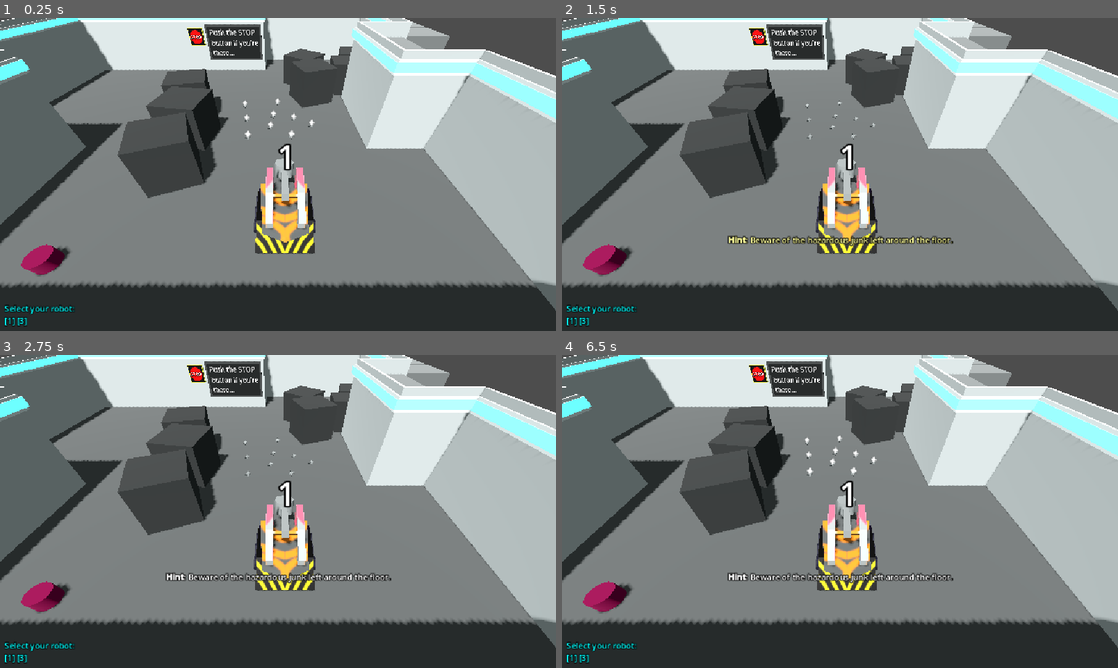
Above: before the commit, frames 1-4 (two rows, left to right).
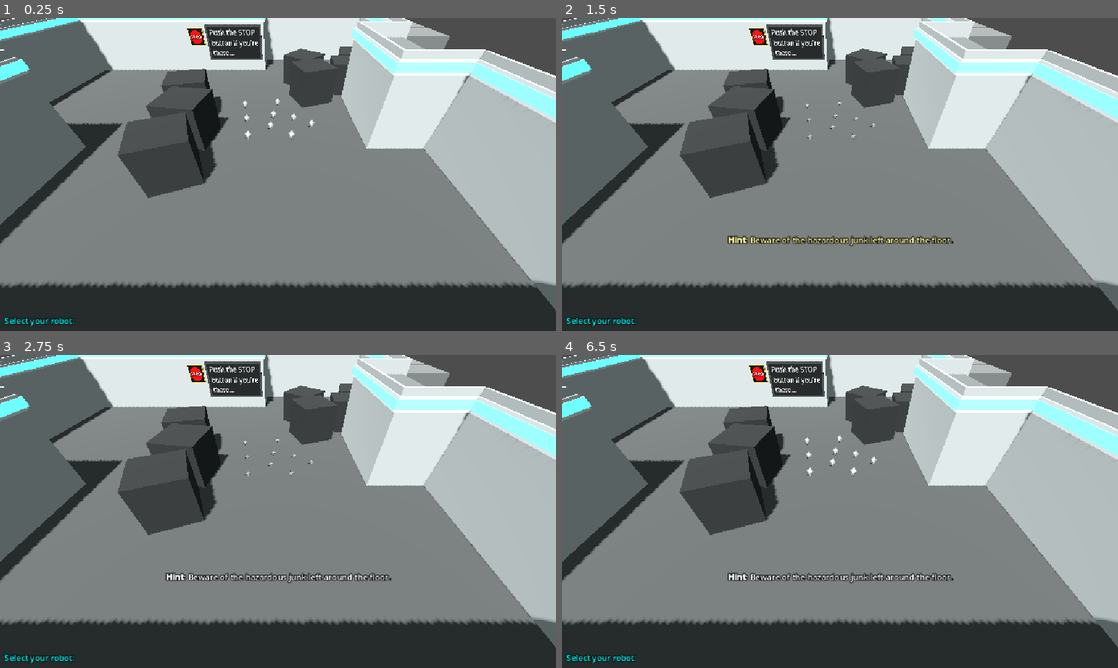
Above: after the commit, the same moments.

Repository: gheja/bot-loop
Game: Godot game, scene res://scenes/main_scene.tscn
Same seed, same stepped clock (60 frames per second), same inputs: the game is played once before the commit and once after it.
Inputs (mouse positions are in pixels of both pictures, inside the frame that each line leads up to):
- Up to frame 1 (0.25 s): no input
- Up to frame 2 (1.5 s): move the mouse to (962, 158) at 0.52 s; hold D (move_right) 0.53-1.28 s; tap E (action_primary) at 0.6, 1.35 s; tap Enter at 1.25 s; move the mouse to (728, 190) at 1.27 s; hold S (move_down) from 1.28 s (still down)
- Up to frame 3 (2.75 s): tap Space at 2 s; move the mouse to (333, 442) at 2.02 s; release S (move_down) at 2.03 s; hold D (move_right) from 2.03 s (still down); tap E (action_primary) at 2.1 s
- Up to frame 4 (6.5 s): tap Enter at 2.75, 5 s; move the mouse to (812, 574) at 2.77 s; release D (move_right) at 2.78 s; hold W (move_up) 2.78-3.53 s; tap E (action_primary) every 0.75 s from 2.85 to 5.85 s; move the mouse to (1006, 558) at 3.52 s; hold A (move_left) 3.53-5.03 s; tap Space at 4.25, 5.75 s; move the mouse to (673, 464) at 4.27 s; move the mouse to (867, 511) at 5.02 s; hold S (move_down) 5.03-5.78 s; move the mouse to (756, 433) at 5.77 s; hold D (move_right) from 5.78 s (still down)

The runs differ from the first frame. In frame 1, 3.3% of the frame differs, in the area x 0-57%, y 40-99%; in frame 2, 3.2%; in frame 3, 3.2%; in frame 4, 3.2%.

Commit message:
Added Lib

Diff:
--- /dev/null
+++ b/src/autoload/lib.gd
@@ -0,0 +1,18 @@
+extends Node
+
+func get_first_node_in_group(group: String):
+	var nodes = get_tree().get_nodes_in_group(group)
+
+	assert(len(nodes) > 0)
+
+	return nodes[0]
+
+func get_parent_of_type(obj: Node3D, class_to_search: String):
+	var parent: Node3D
+	parent = obj
+	while true:
+		if parent.is_class(class_to_search):
+			return parent
+
+		parent = parent.get_parent()
+		assert(parent)
--- a/src/objects/player_character_base.gd
+++ b/src/objects/player_character_base.gd
@@ -213,8 +213,12 @@
 		highlighted_character.set_highlight(false)
 		highlighted_character = null
 
+func reset_bot():
+	self.global_position = start_position
+
 func reset_and_activate():
-	print("!!")
+	reset_bot()
+	make_active()
 
 func swap_player_for(obj: ObjectPlayerCharacter):
 	print(obj)
--- a/src/project.godot
+++ b/src/project.godot
@@ -23,6 +23,7 @@
 Constants="*res://autoload/constants.gd"
 AudioManager="*res://autoload/audio_manager.tscn"
 BotManager="*res://autoload/bot_manager.gd"
+Lib="*res://autoload/lib.gd"
 
 [display]
 
--- a/src/scenes/level_1b.tscn
+++ b/src/scenes/level_1b.tscn
@@ -8,8 +8,7 @@
 [ext_resource type="PackedScene" uid="uid://b82gg0yds1jf3" path="res://objects/object_display.tscn" id="6_puhow"]
 [ext_resource type="PackedScene" uid="uid://b7uql7ksjs0rd" path="res://objects/object_box.tscn" id="7_k1n66"]
 [ext_resource type="PackedScene" uid="uid://camdrurfym6xn" path="res://objects/object_trap.tscn" id="8_0n2fi"]
-[ext_resource type="PackedScene" uid="uid://vtcyr4a4c47f" path="res://objects/player_character_bot_hammer.tscn" id="9_41763"]
-[ext_resource type="PackedScene" uid="uid://yqqd361obmhf" path="res://objects/player_character_mini.tscn" id="10_j4ut0"]
+[ext_resource type="PackedScene" uid="uid://bllg1w5to8gfg" path="res://scenes/bot_starting_marker.tscn" id="9_ny4ll"]
 
 [node name="Level1B" type="Node3D"]
 
@@ -167,13 +166,14 @@
 [node name="ObjectWallCorner" parent="LevelBase/LevelObjectContainer" index="48" instance=ExtResource("3_w04p7")]
 transform = Transform3D(0.998213, 0, 0, 0, 0.998213, 0, 0, 0, 0.998213, 0, 0, -7.9857)
 
-[node name="PlayerCharacterBotHammer" parent="LevelBase/PlayerObjectContainer" index="0" instance=ExtResource("9_41763")]
-transform = Transform3D(0.999999, 0, 0, 0, 0.999999, 0, 0, 0, 0.999999, 1.99643, 0.1, 3.99285)
-player_index = 1
+[node name="BotStartingMarker" parent="LevelBase/PlayerObjectContainer" index="0" instance=ExtResource("9_ny4ll")]
+transform = Transform3D(1, 0, 0, 0, 1, 0, 0, 0, 1, 2.99464, 0, 4.99107)
+bot_index = 1
 
-[node name="PlayerCharacterMini" parent="LevelBase/PlayerObjectContainer" index="1" instance=ExtResource("10_j4ut0")]
+[node name="BotStartingMarker2" parent="LevelBase/PlayerObjectContainer" index="1" instance=ExtResource("9_ny4ll")]
 transform = Transform3D(1, 0, 0, 0, 1, 0, 0, 0, 1, -2.99464, 0, 4.99106)
-player_index = 3
+bot_index = 3
+bot_class = "mini"
 
 [node name="LevelCamera3D" parent="LevelBase" index="2"]
 transform = Transform3D(0.998213, 0, 0, 0, 0.705843, 0.705843, 0, -0.705843, 0.705843, 1.855, 4.382, 6.733)
Not shown, added: src/autoload/lib.gd.uid
Not shown: 1 places in src/scenes/level_1b.tscn that only renumber resources
